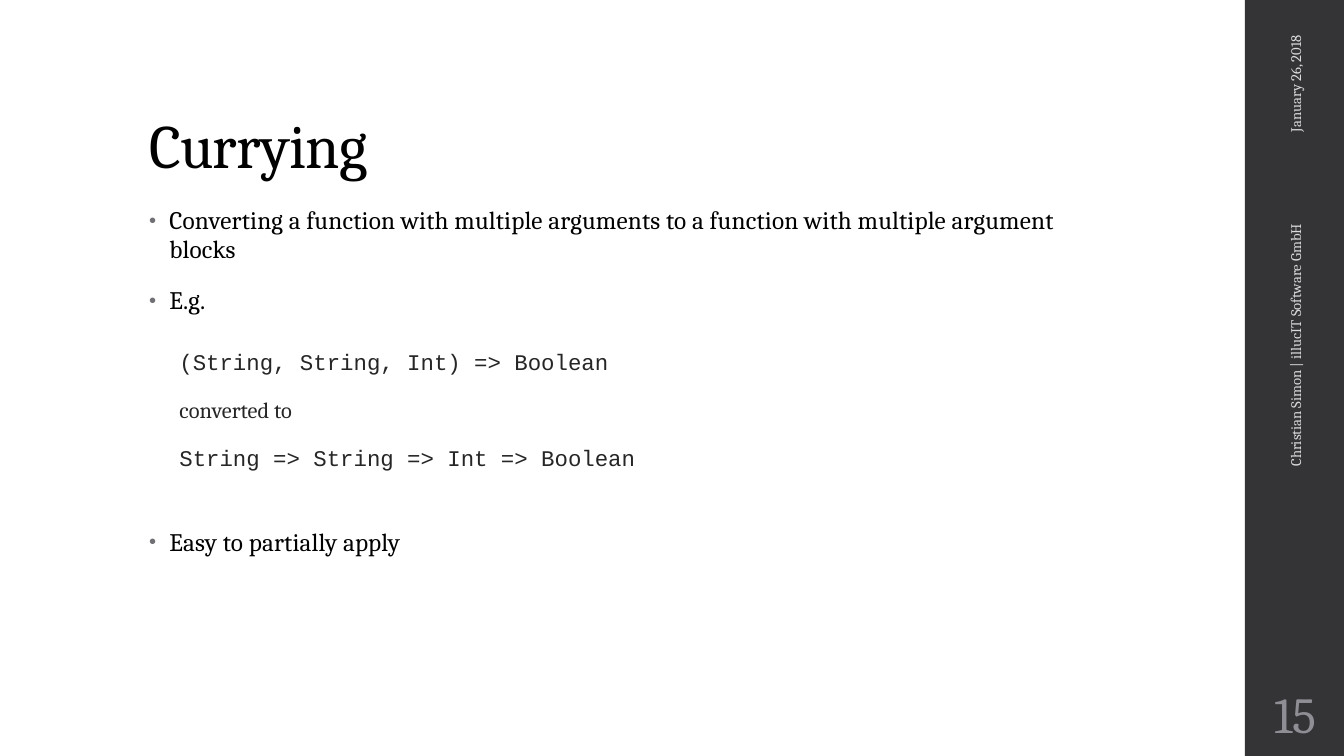
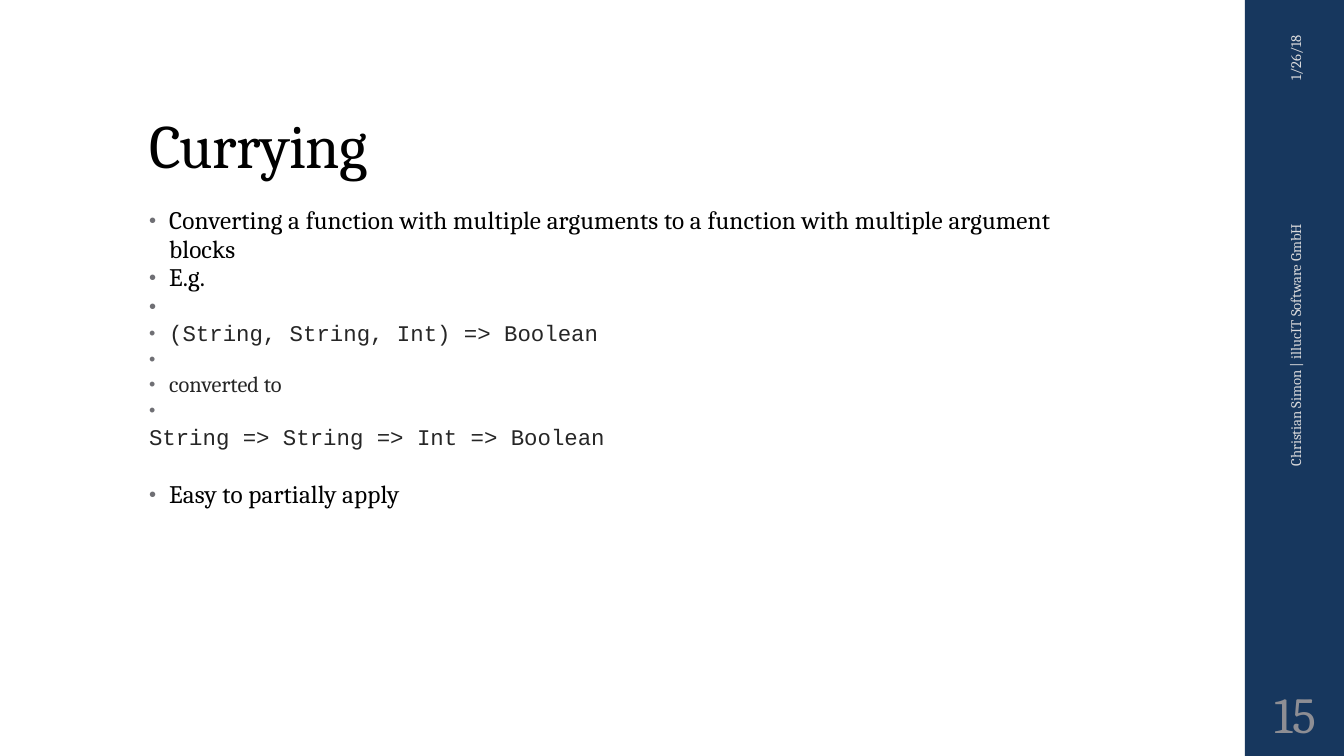
Before and after one commit to metaxmx/FunctionalProgrammingPrinciples, a slide deck: slide 15 of Functional Programming Principles in Scala.pptx. Drawn at 1344x756 pixels with LibreOffice and Linux fonts; fonts in the diff are those of the drawing; background and template pictures are left out. Boxes give left, top, right and bottom in pixels: in the first picture for what was removed or moved away, otherwise in the second. Text is boxed around its words. In the diff, an @@ line names an element or a change of style, - is before the commit and + after.

```diff
--- a/Functional Programming Principles in Scala.pptx
+++ b/Functional Programming Principles in Scala.pptx
@@ rectangle at [1245, 0, 1344, 756]: fill #353537 to #17375E @@
@@ text at [1286, 39, 1305, 80]: text changed @@
-January 26, 2018
+1/26/18
@@ text "Converting a function with multiple ..." at [149, 211, 1051, 509]: less space between paragraphs; list level 2 to 1 in "(String, String, Int) => Boolean ..."; line spacing 0.9 to 1 @@
```
Also in this commit, not shown: 28 other slides changed, 5 other files.
